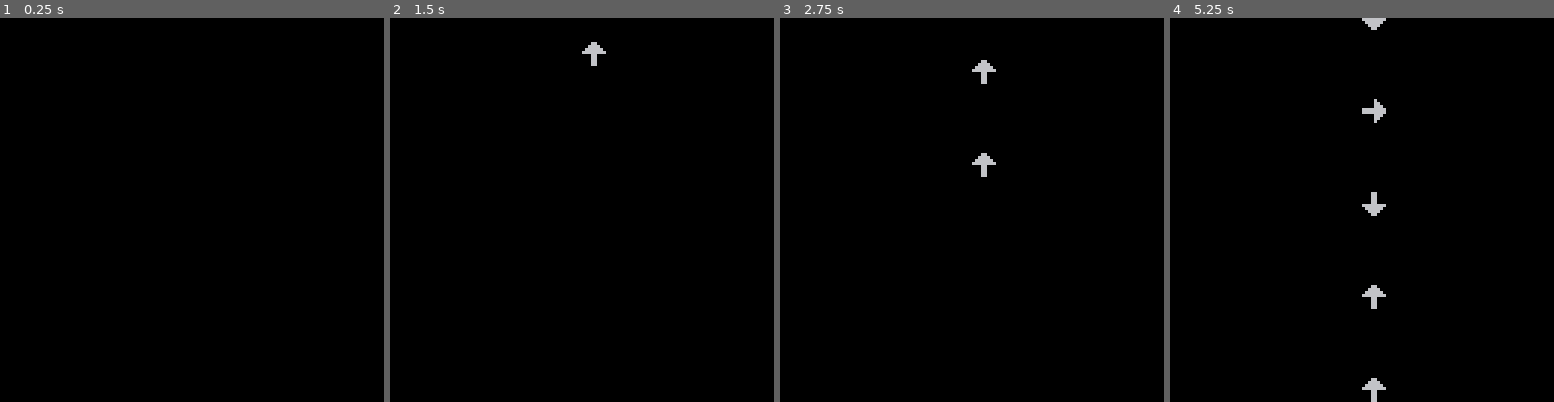
Above: before the commit, frames 1-4 (left to right).
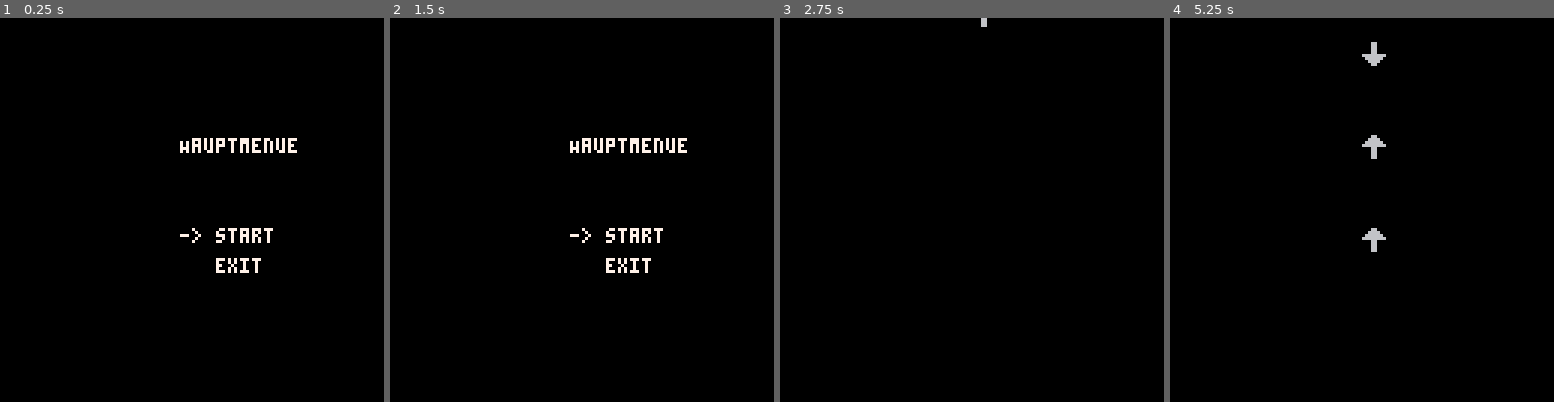
Above: after the commit, the same moments.

Repository: Chrisioo/GDD_Gruppe_1
Game: PICO-8 cartridge abschlussprojekt.p8
Two runs of this game, one before a commit and one after it. Both use one fixed random seed, a clock stepped at 60 frames per second and the inputs below.
Inputs:
- Up to frame 1 (0.25 s): no input
- Up to frame 2 (1.5 s): no input
- Up to frame 3 (2.75 s): hold Right 1.6-2.1 s; hold Up 2.15-2.42 s; hold Right from 2.47 s (still down)
- Up to frame 4 (5.25 s): release Right at 3.03 s; hold Down 3.63-3.97 s; hold Right 4.02-4.68 s; hold Up 4.73-5.03 s

The runs differ from the first frame. In frame 1, 1.2% of the frame differs, in the area x 46-78%, y 31-67%; in frame 2, 1.3%, in the area x 46-78%, y 6-67%; in frame 3, 0.4%; in frame 4, 1.3%.

Commit message:
Hauptmenue

Diff:
--- a/abschlussprojekt.p8
+++ b/abschlussprojekt.p8
@@ -2,19 +2,88 @@
 version 42
 __lua__
 
+-- Hauptmenue
+
+menu_options = {"start", "exit"}
+selected_option = 1
+current_state = "menu"
+
+function _init()
+    current_state = "menu"
+    selected_option = 1
+end
+
+function _update()
+    if current_state == "menu" then
+        handle_menu_input()
+    elseif current_state == "game" then
+        handle_game_input()
+    elseif current_state == "exit" then
+        -- Kein Input im Exit-Screen
+    end
+end
+
+function _draw()
+    cls()
+    if current_state == "menu" then
+        draw_menu()
+    elseif current_state == "game" then
+        draw_game()
+    elseif current_state == "exit" then
+        draw_exit_screen()
+    end
+end
+
+function handle_menu_input()
+    if btnp(2) then -- up
+        selected_option -= 1
+        if selected_option < 1 then
+            selected_option = #menu_options
+        end
+    elseif btnp(3) then -- down
+        selected_option += 1
+        if selected_option > #menu_options then
+            selected_option = 1
+        end
+    elseif btnp(1) then -- enter
+        if selected_option == 1 then
+            current_state = "game"
+        elseif selected_option == 2 then
+            current_state = "exit"
+        end
+    end
+end
+
+function draw_menu()
+    print("Hauptmenue", 60, 40, 7)
+    for i, option in ipairs(menu_options) do
+        if i == selected_option then
+            print("-> " .. option, 60, 60 + i * 10, 7)
+        else
+            print("   " .. option, 60, 60 + i * 10, 7)
+        end
+    end
+end
+
+function draw_exit_screen()
+    print("Auf Wiedersehen!", 60, 60, 7)
+end
+
+
+-- Game-Code
 sprites = {}
 spawn_timer = 0
 spawn_interval = 2
 sprite_falling_speed = 1
 
-function _draw()
+function draw_game()
     cls()
     for sprite in all(sprites) do
         spr(sprite.sprite_id, sprite.x, sprite.y)
     end
 end
 
-function _update()
+function handle_game_input()
     spawn_timer += 1/15 -- 30 fps
     -- spawn_timer += 1/30 -- 60 fps
     if spawn_timer >= spawn_interval then
@@ -23,10 +92,6 @@
     end
 
     update_sprite()
-end
-
-function _init()
-    -- Kann für Initialisierungen genutzt werden, falls nötig
 end
 
 function spawn_sprite()
